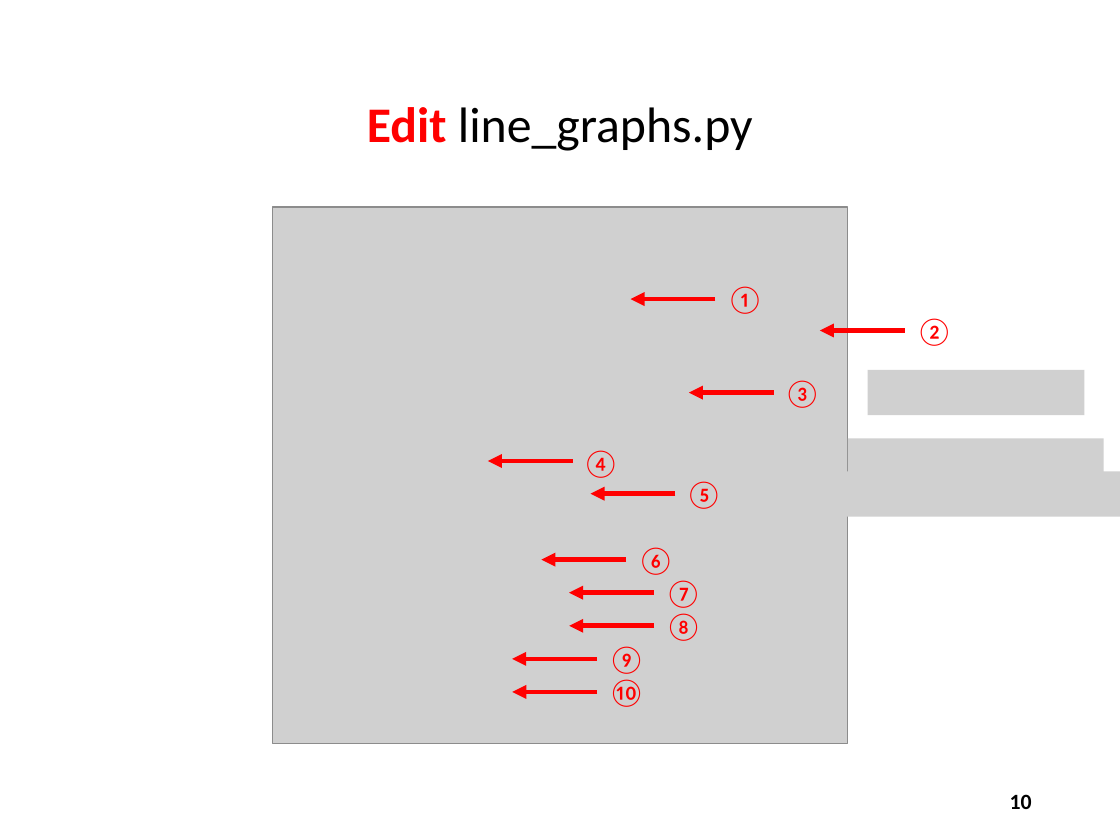
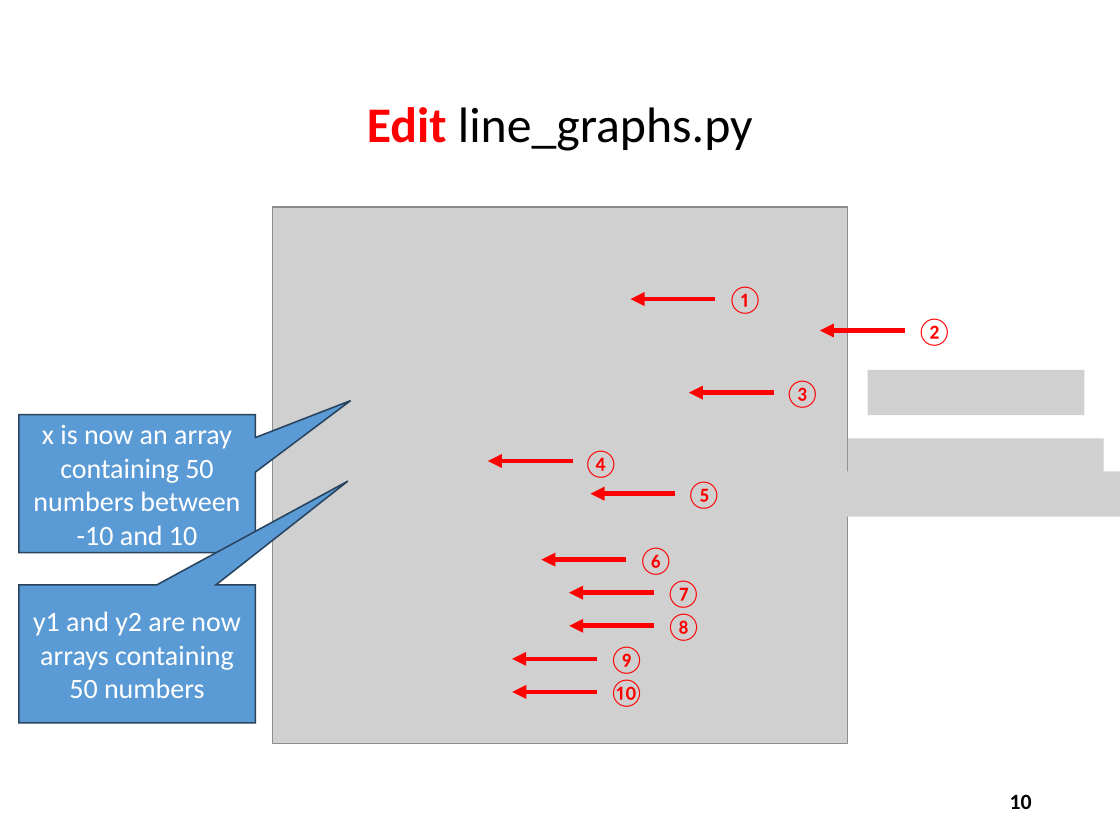
Before and after one commit to dbiersach/scicomp101, a slide deck: slide 10 of Session 03 - Making Line Graphs/Session 03 - Making Line Graphs.pptx. Drawn at 1120x840 pixels with LibreOffice and Linux fonts; fonts in the diff are those of the drawing; grey boxes stand for pictures. Boxes give left, top, right and bottom in pixels: in the first picture for what was removed or moved away, otherwise in the second. Text is boxed around its words. In the diff, an @@ line names an element or a change of style, - is before the commit and + after.

```diff
--- a/Session 03 - Making Line Graphs/Session 03 - Making Line Graphs.pptx
+++ b/Session 03 - Making Line Graphs/Session 03 - Making Line Graphs.pptx
@@ speech box added at <box>19,414,255,552</box>, fill #5B9BD5, outline #28445D 1 pt, 18 pt, text #FFFFFF @@
+x is now an array containing 50 numbers between -10 and 10
@@ speech box added at <box>19,585,255,722</box>, fill #5B9BD5, outline #28445D 1 pt, 18 pt, text #FFFFFF @@
+y1 and y2 are now arrays containing 50 numbers
```
Also in this commit, not shown: 2 other slides changed.
